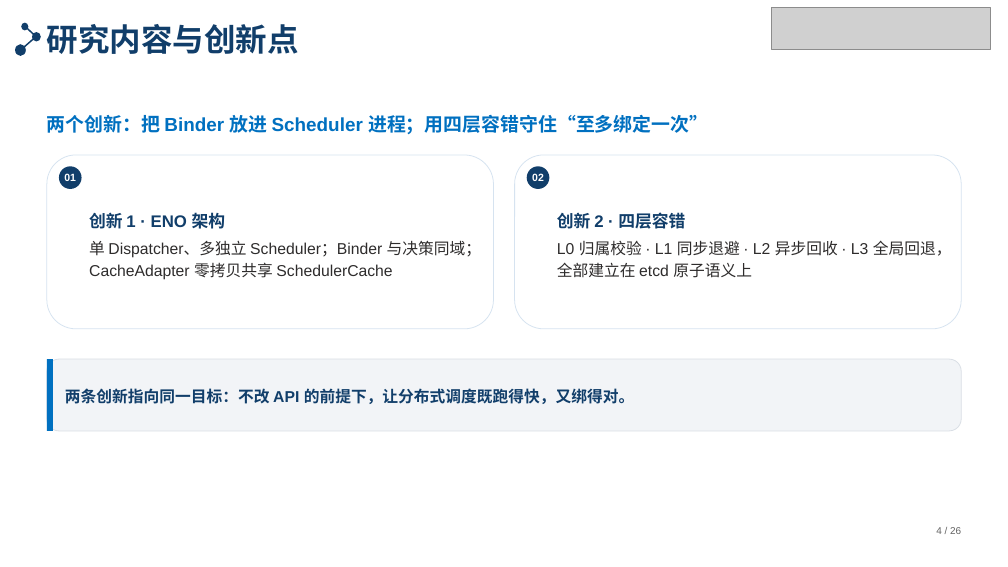
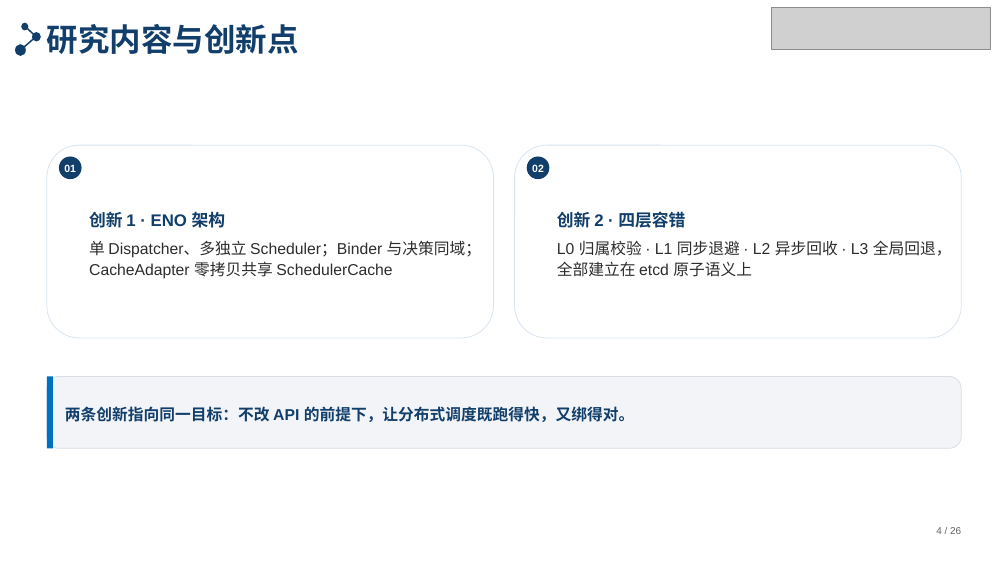
Before and after one commit to tengfei86/godel-scheduler, a slide deck: slide 4 of docs/thesis/defense/答辩PPT-北航模板版.pptx. Drawn at 1008x567 pixels with LibreOffice and Linux fonts; fonts in the diff are those of the drawing; grey boxes stand for pictures. Boxes give left, top, right and bottom in pixels: in the first picture for what was removed or moved away, otherwise in the second. Text is boxed around its words. In the diff, an @@ line names an element or a change of style, - is before the commit and + after.

```diff
--- a/docs/thesis/defense/答辩PPT-北航模板版.pptx
+++ b/docs/thesis/defense/答辩PPT-北航模板版.pptx
@@ text removed at (47,115,708,134) @@
-两个创新：把 Binder 放进 Scheduler 进程；用四层容错守住“至多绑定一次”
@@ rounded rectangle: place and size @@
-rounded rectangle at (47,155,493,329)
+rounded rectangle at (47,145,493,338)
@@ rounded rectangle: place and size @@
-rounded rectangle at (515,155,961,329)
+rounded rectangle at (515,145,961,338)
@@ ellipse "01": place and size @@
-ellipse "01" at (59,166,82,189)
+ellipse "01" at (59,156,82,179)
@@ ellipse "02": place and size @@
-ellipse "02" at (527,166,549,189)
+ellipse "02" at (527,156,549,179)
@@ rounded rectangle: place and size @@
-rounded rectangle at (47,359,961,431)
+rounded rectangle at (47,376,961,448)
@@ rectangle: place and size @@
-rectangle at (47,359,53,431)
+rectangle at (47,376,53,448)
@@ text "两条创新指向同一目标：不改 API 的前提下，让分布式调度既跑得快，又绑得对。": place and size @@
-text "两条创新指向同一目标：不改 API 的前提下，让分布式调度既跑得快，又绑得对。" at (65,388,635,404)
+text "两条创新指向同一目标：不改 API 的前提下，让分布式调度既跑得快，又绑得对。" at (65,406,635,422)
```
Also in this commit, not shown: 3 other files.
